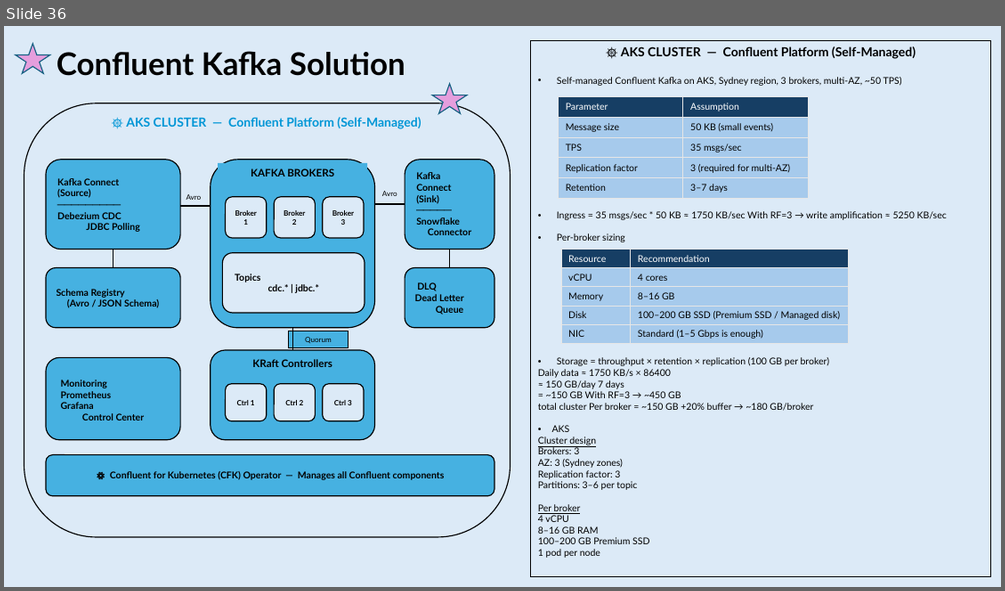
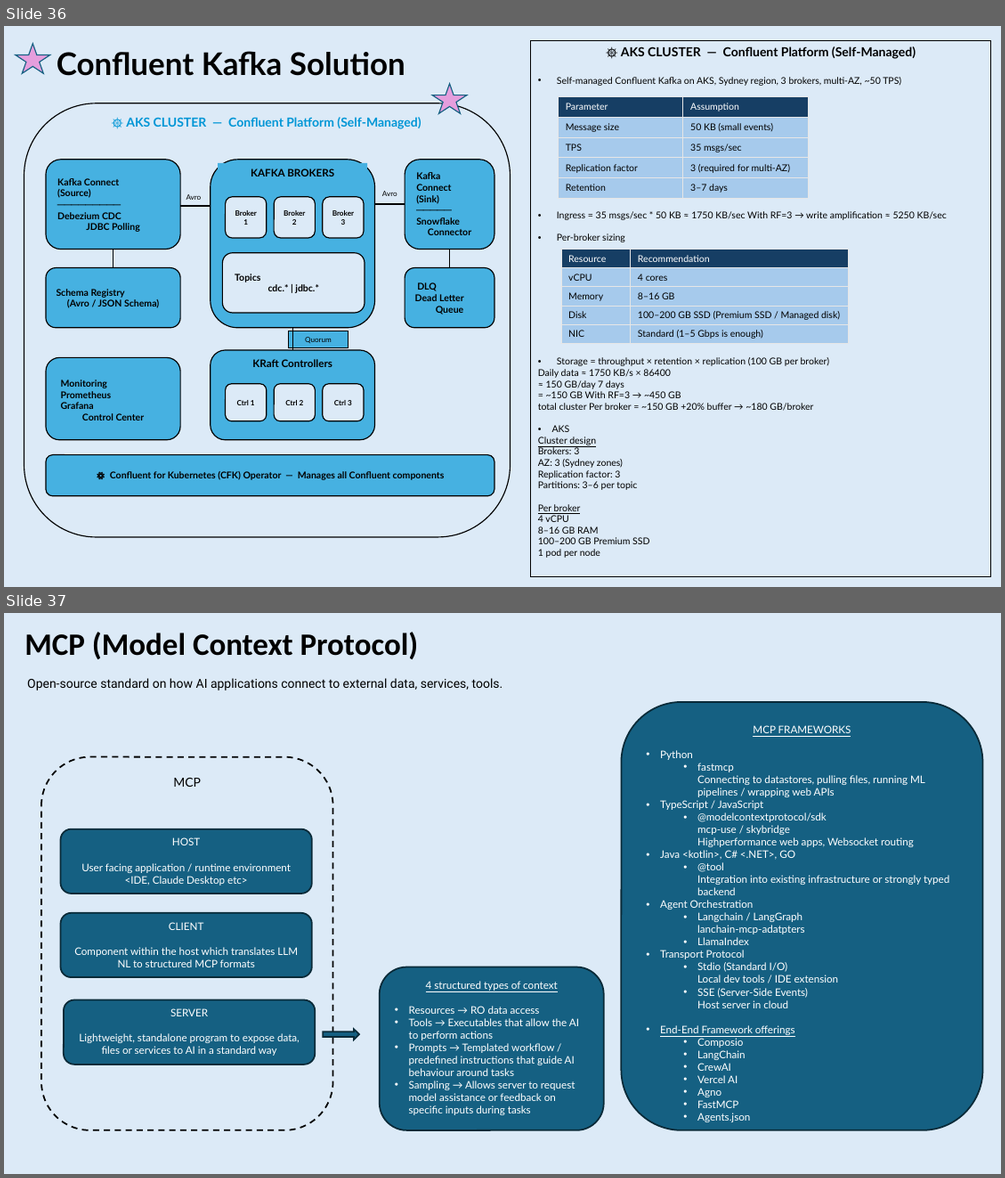
Before and after one commit to ashishachopra/Concepts, a slide deck: GRAPH,GRAPHRAG,ONTOLOGY.pptx. Shown one above the other, each under a label of ours: slide 36 before the commit, slides 36 and 37 after it. The pictures are 1005x591 and 1005x1178 pixels, drawn with LibreOffice and Linux fonts; fonts in the diff are those of the drawing. Boxes give left, top, right and bottom in pixels: in the first picture for what was removed or moved away, otherwise in the second. Text is boxed around its words. In the diff, an @@ line names an element or a change of style, - is before the commit and + after.

```diff
--- a/GRAPH,GRAPHRAG,ONTOLOGY.pptx
+++ b/GRAPH,GRAPHRAG,ONTOLOGY.pptx
@@ slide 37 added at [4,613,1001,1174], background #DCEAF7 @@
@@ text added at [24,632,419,659], 30 pt, text #000000, bold @@
+MCP (Model Context Protocol)
@@ text added at [27,678,503,690], 12 pt, text #000000 @@
+Open-source standard on how AI applications connect to external data, services, tools.
@@ rounded rectangle added at [622,702,983,1130], fill #156082, outline #092A39 1.5 pt, 10 pt, text #FFFFFF @@
+MCP FRAMEWORKS
+• Python
+  • fastmcp
+    Connecting to datastores, pulling files, running ML pipelines / wrapping web APIs
+• TypeScript / JavaScript
+  • @modelcontextprotocol/sdk
+    mcp-use / skybridge
+    Highperformance web apps, Websocket routing
+• Java <kotlin>, C# <.NET>, GO
+  • @tool
+    Integration into existing infrastructure or strongly typed backend
+• Agent Orchestration
+  • Langchain / LangGraph
+    lanchain-mcp-adatpters
+  • LlamaIndex
+• Transport Protocol
+  • Stdio (Standard I/O)
+    Local dev tools / IDE extension
+  • SSE (Server-Side Events)
+    Host server in cloud
+• End-End Framework offerings
+  • Composio
+  • LangChain
+  • CrewAI
+  • Vercel AI
+  • Agno
+  • FastMCP
+  • Agents.json
@@ rounded rectangle added at [41,756,333,1130], fill #DCEAF7, outline #000000 1.5 pt dashed, 12 pt, text #000000 @@
+MCP
@@ rounded rectangle added at [61,829,312,893], fill #156082, outline #092A39 1.5 pt, 10 pt, text #FFFFFF @@
+HOST
+User facing application / runtime environment <IDE, Claude Desktop etc>
@@ rounded rectangle added at [61,913,312,977], fill #156082, outline #092A39 1.5 pt, 10 pt, text #FFFFFF @@
+CLIENT
+Component within the host which translates LLM NL to structured MCP formats
@@ rounded rectangle added at [380,966,604,1130], fill #156082, outline #092A39 1.5 pt, 10 pt, text #FFFFFF @@
+4 structured types of context
+• Resources → RO data access
+• Tools → Executables that allow the AI to perform actions
+• Prompts → Templated workflow / predefined instructions that guide AI behaviour around tasks
+• Sampling → Allows server to request model assistance or feedback on specific inputs during tasks
@@ rounded rectangle added at [64,999,316,1064], fill #156082, outline #092A39 1.5 pt, 10 pt, text #FFFFFF @@
+SERVER
+Lightweight, standalone program to expose data, files or services to AI in a standard way
@@ right arrow added at [324,1029,359,1039], fill #156082, outline #092A39 1.5 pt @@
```
